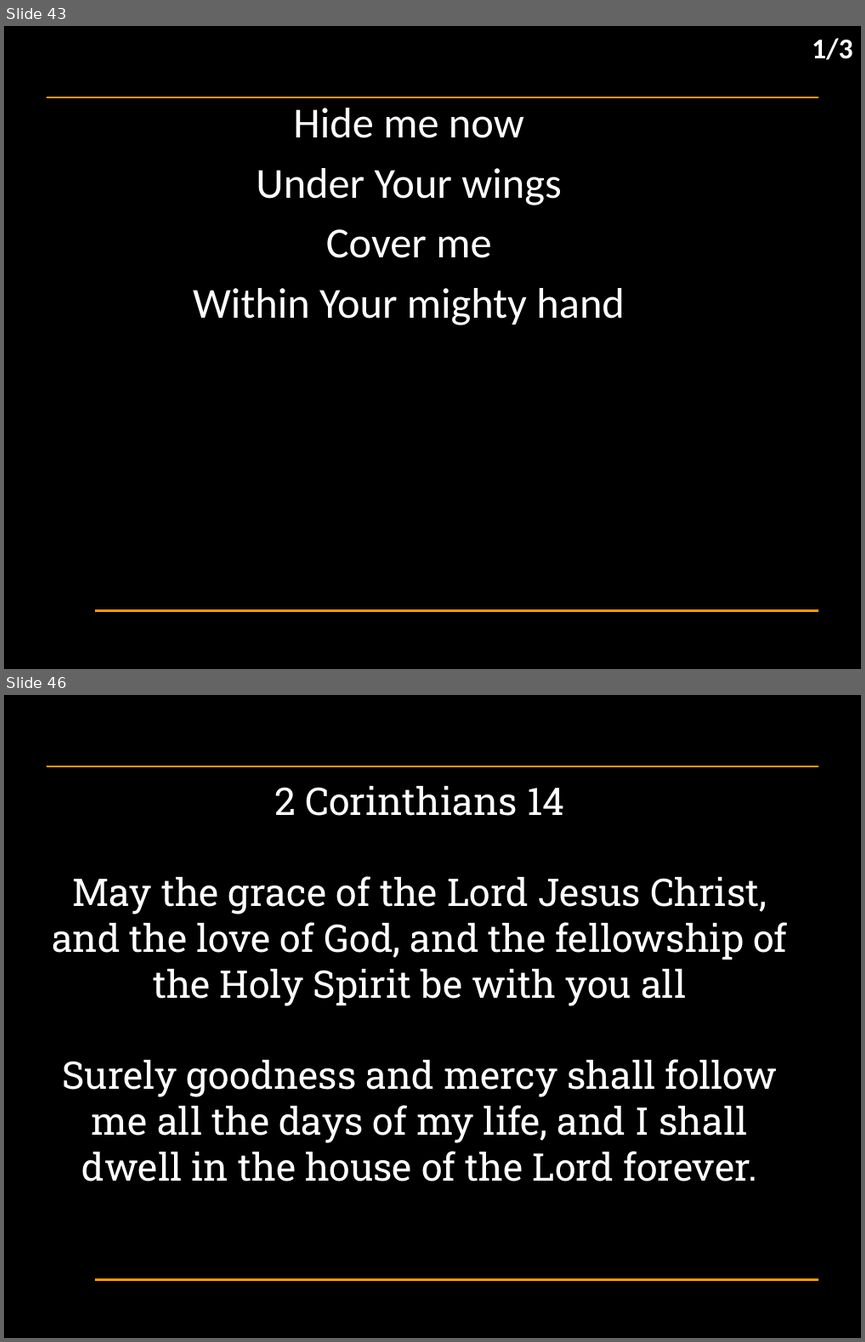
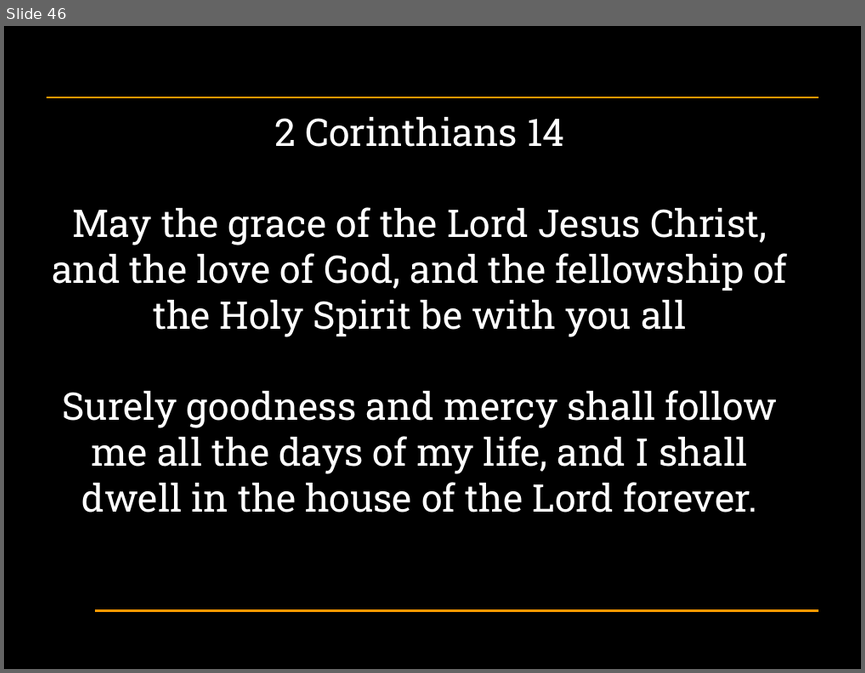
Before and after one commit to hoo-are-ya/worship, a slide deck: docs/songs_2024-11-24.pptx. Shown one above the other, each under a label of ours: slides 43 and 46 before the commit, slide 46 after it; the slides between them are not shown. The pictures are 865x1342 and 865x673 pixels, drawn with LibreOffice and Linux fonts; fonts in the diff are those of the drawing; background and template pictures are left out. Boxes give left, top, right and bottom in pixels: in the first picture for what was removed or moved away, otherwise in the second. Text is boxed around its words. In the diff, an @@ line names an element or a change of style, - is before the commit and + after.

```diff
--- a/docs/songs_2024-11-24.pptx
+++ b/docs/songs_2024-11-24.pptx
@@ slide 43 removed at [4,26,861,669], background #000000; not listed: 2 template elements that a slide beside it also shows @@
@@ text removed at [812,38,852,60] @@
-1/3
@@ subtitle removed at [193,108,624,325] @@
-Hide me now
-Under Your wings
-Cover me
-Within Your mighty hand
```
Also in this commit, not shown: 6 slides changed, 4 slides added, 3 other slides removed, 1 other file.
